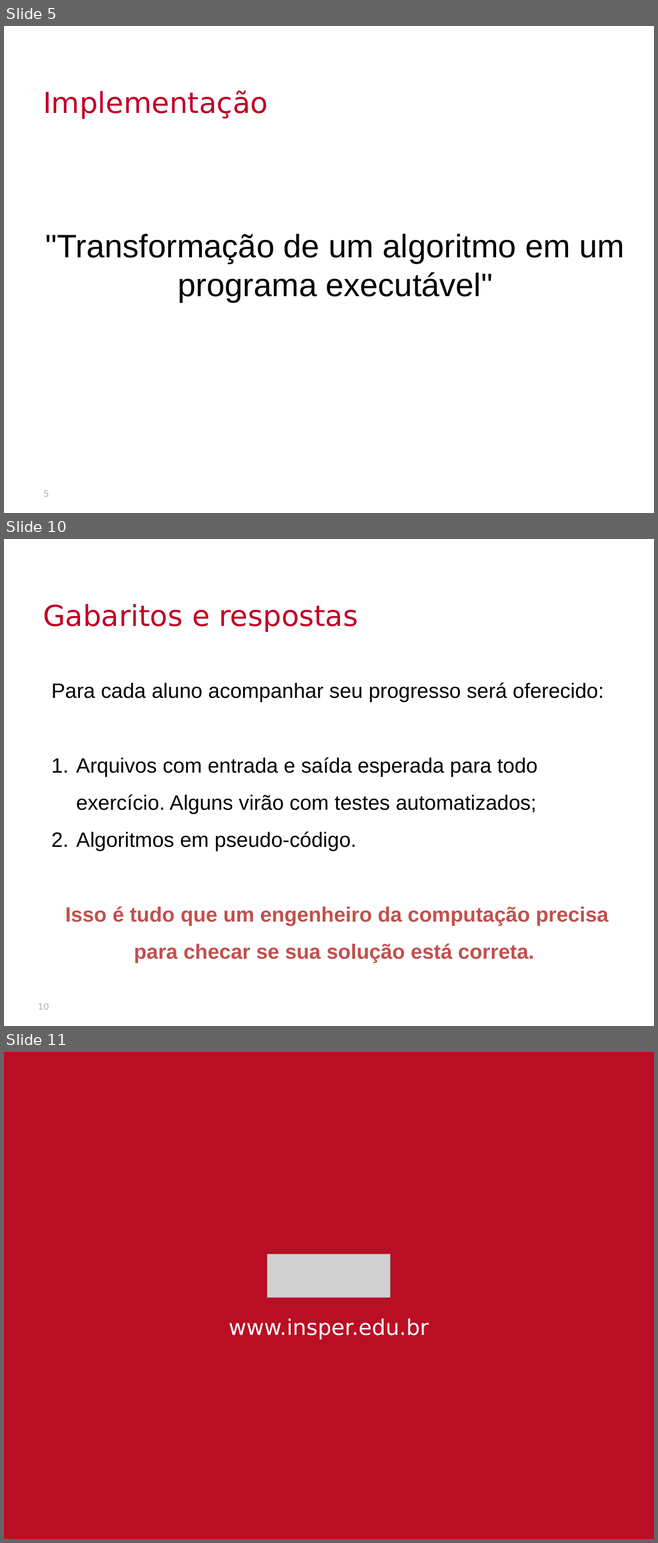
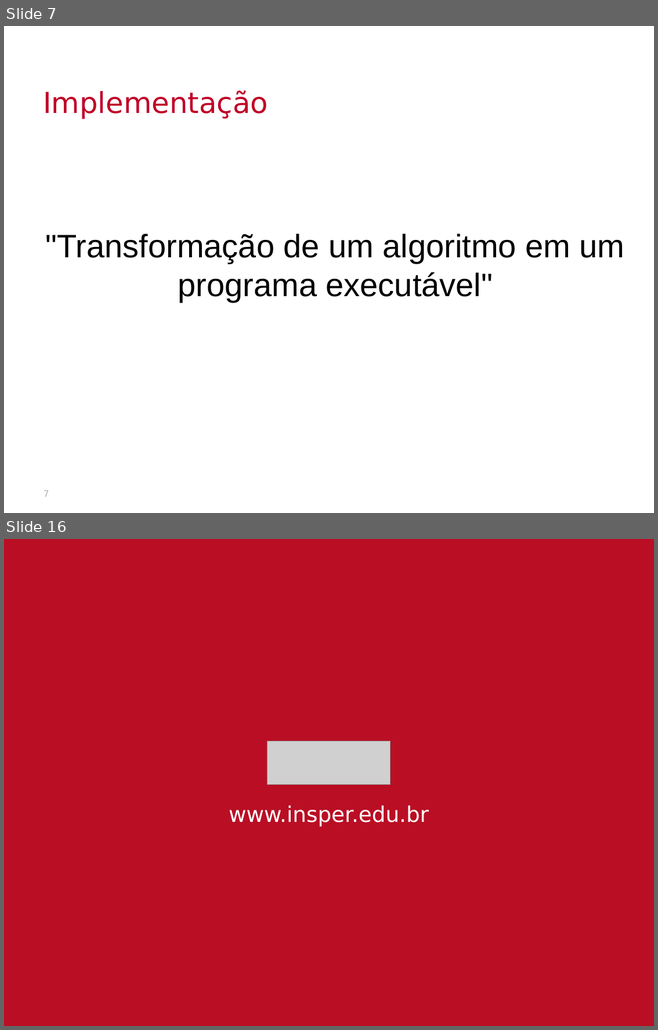
Before and after one commit to thalials/supercomp, a slide deck: aulas/02-desempenho/slides.pptx. Shown one above the other, each under a label of ours: slides 5, 10 and 11 before the commit, slides 7 and 16 after it; the slides between them are not shown. The pictures are 658x1543 and 658x1030 pixels, drawn with LibreOffice and Linux fonts; fonts in the diff are those of the drawing; grey boxes stand for pictures; background and template pictures are left out. Boxes give left, top, right and bottom in pixels: in the first picture for what was removed or moved away, otherwise in the second. Text is boxed around its words. In the diff, an @@ line names an element or a change of style, - is before the commit and + after.

```diff
--- a/aulas/02-desempenho/slides.pptx
+++ b/aulas/02-desempenho/slides.pptx
@@ slide 10 removed at (4,539,654,1026), background picture (left out) @@
@@ text removed at (43,604,358,632) @@
-Gabaritos e respostas
@@ text removed at (52,682,608,963) @@
-Para cada aluno acompanhar seu progresso será oferecido:
-1. Arquivos com entrada e saída esperada para todo exercício. Alguns virão com testes automatizados;
-2. Algoritmos em pseudo-código.
-Isso é tudo que um engenheiro da computação precisa para checar se sua solução está correta.
@@ page number removed at (38,1004,49,1010) @@
-10
@@ what was slide 5 is now slide 7 @@
@@ page number at (43,491,49,497): text changed @@
-5
+7
@@ what was slide 11 is now slide 16 @@
```
Also in this commit, not shown: 2 slides changed, 8 slides added, 2 other slides removed, 27 other files.
